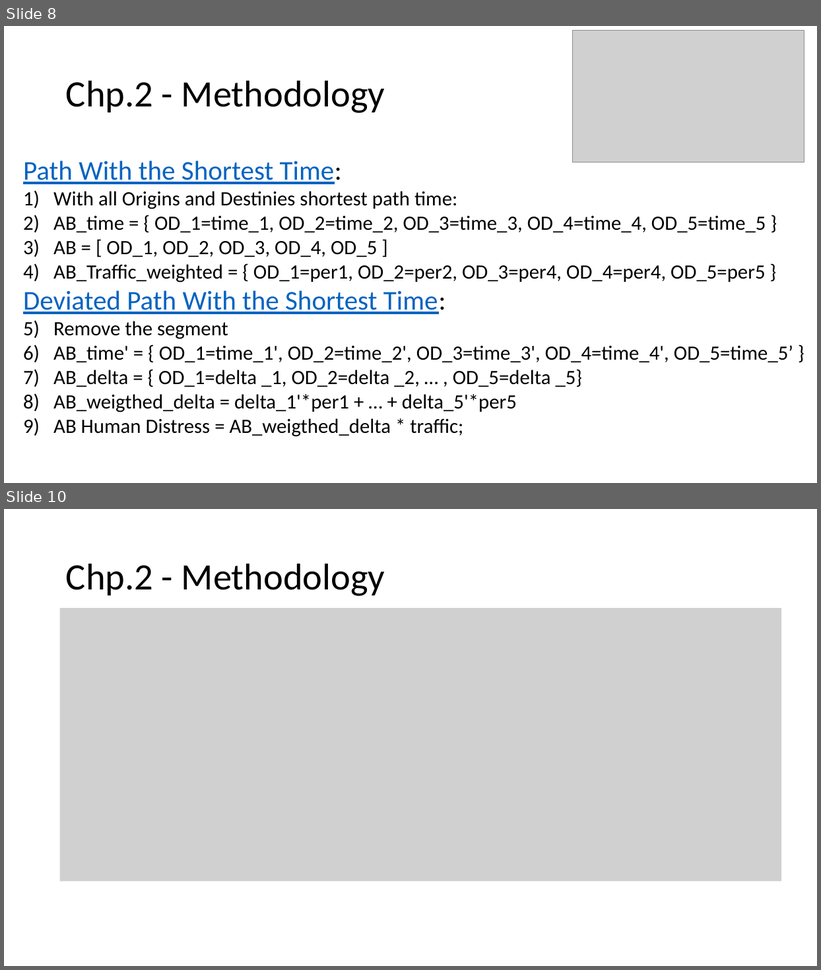
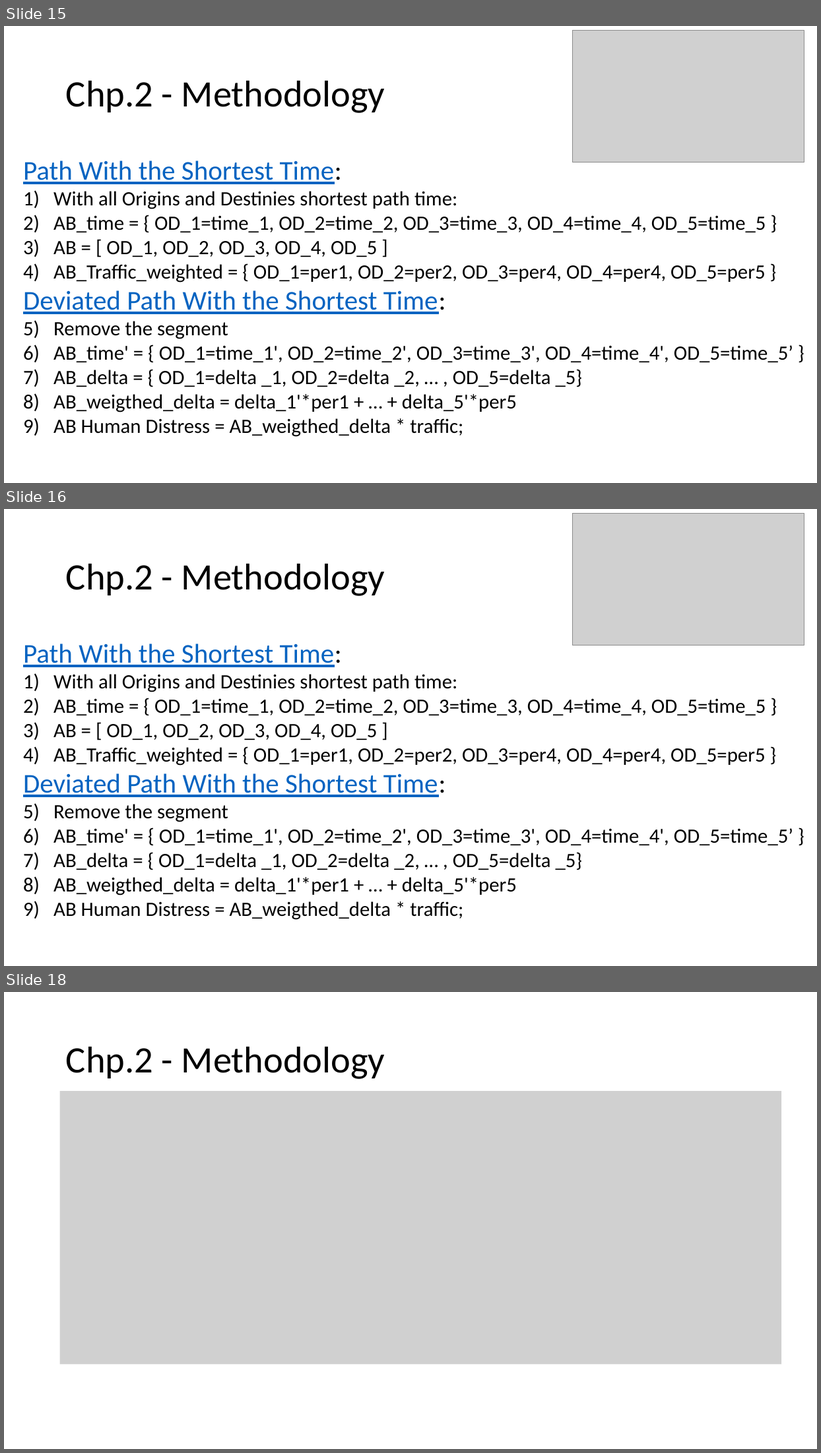
Before and after one commit to Breno-st/big-cities-transport, a slide deck: 11.Presenttaions/big-cities-transport.pptx. Shown one above the other, each under a label of ours: slides 8 and 10 before the commit, slides 15, 16 and 18 after it; the slides between them are not shown. The pictures are 821x970 and 821x1453 pixels, drawn with LibreOffice and Linux fonts; fonts in the diff are those of the drawing; grey boxes stand for pictures. Boxes give left, top, right and bottom in pixels: in the first picture for what was removed or moved away, otherwise in the second. Text is boxed around its words. In the diff, an @@ line names an element or a change of style, - is before the commit and + after.

Commit message:
distress model per period

```diff
--- a/11.Presenttaions/big-cities-transport.pptx
+++ b/11.Presenttaions/big-cities-transport.pptx
@@ slide 16 added at box(4, 509, 817, 966), background #FFFFFF @@
@@ picture added at box(572, 513, 804, 646) @@
@@ title added at box(66, 563, 385, 596), 44 pt, text #000000 @@
+Chp.2 - Methodology
@@ text added at box(23, 644, 793, 920), 24 pt, text #000000 @@
+Path With the Shortest Time:
+1) With all Origins and Destinies shortest path time:
+2) AB_time = { OD_1=time_1, OD_2=time_2, OD_3=time_3, OD_4=time_4, OD_5=time_5 }
+3) AB = [ OD_1, OD_2, OD_3, OD_4, OD_5 ]
+4) AB_Traffic_weighted = { OD_1=per1, OD_2=per2, OD_3=per4, OD_4=per4, OD_5=per5 }
+Deviated Path With the Shortest Time:
+1) Remove the segment
+2) AB_time' = { OD_1=time_1', OD_2=time_2', OD_3=time_3', OD_4=time_4', OD_5=time_5’ }
+3) AB_delta = { OD_1=delta _1, OD_2=delta _2, … , OD_5=delta _5}
+4) AB_weigthed_delta = delta_1'*per1 + … + delta_5'*per5
+5) AB Human Distress = AB_weigthed_delta * traffic;
@@ what was slide 8 is now slide 15 @@
@@ what was slide 10 is now slide 18 @@
```
Also in this commit, not shown: 4 slides changed, 7 other slides added, 38 other files.
